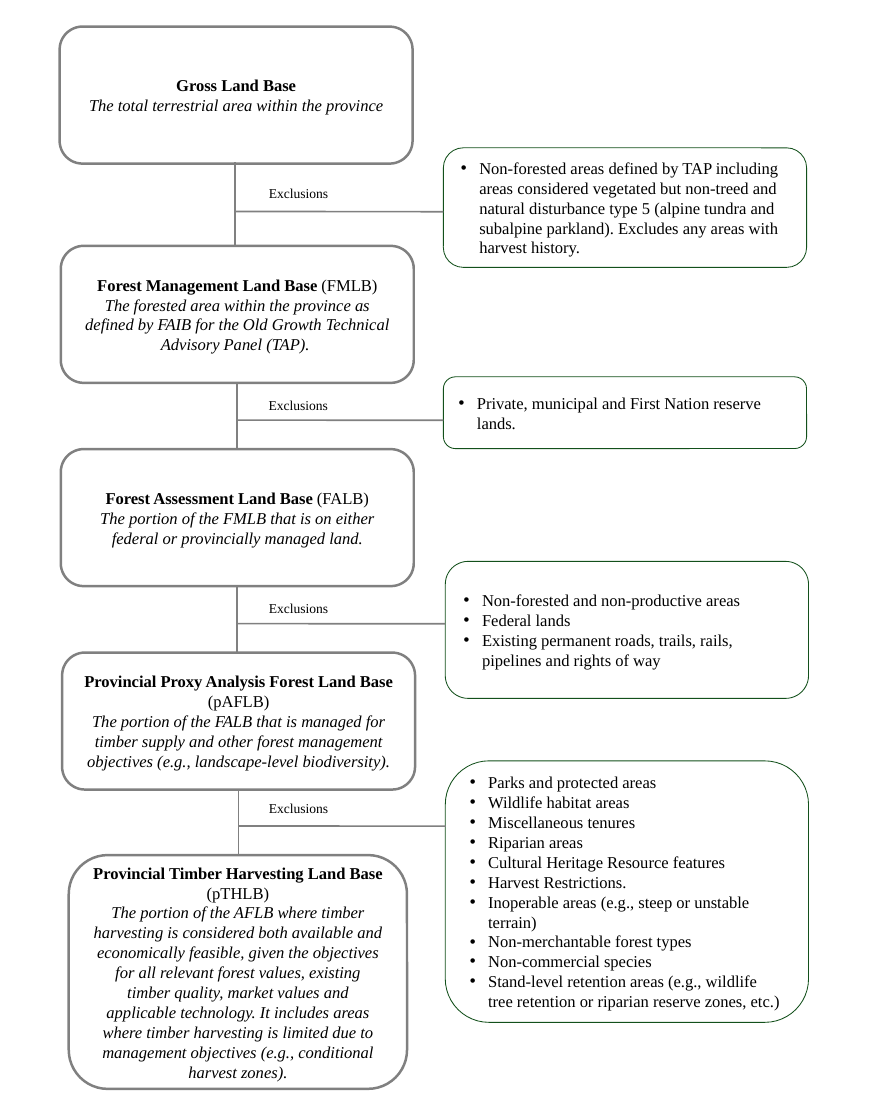
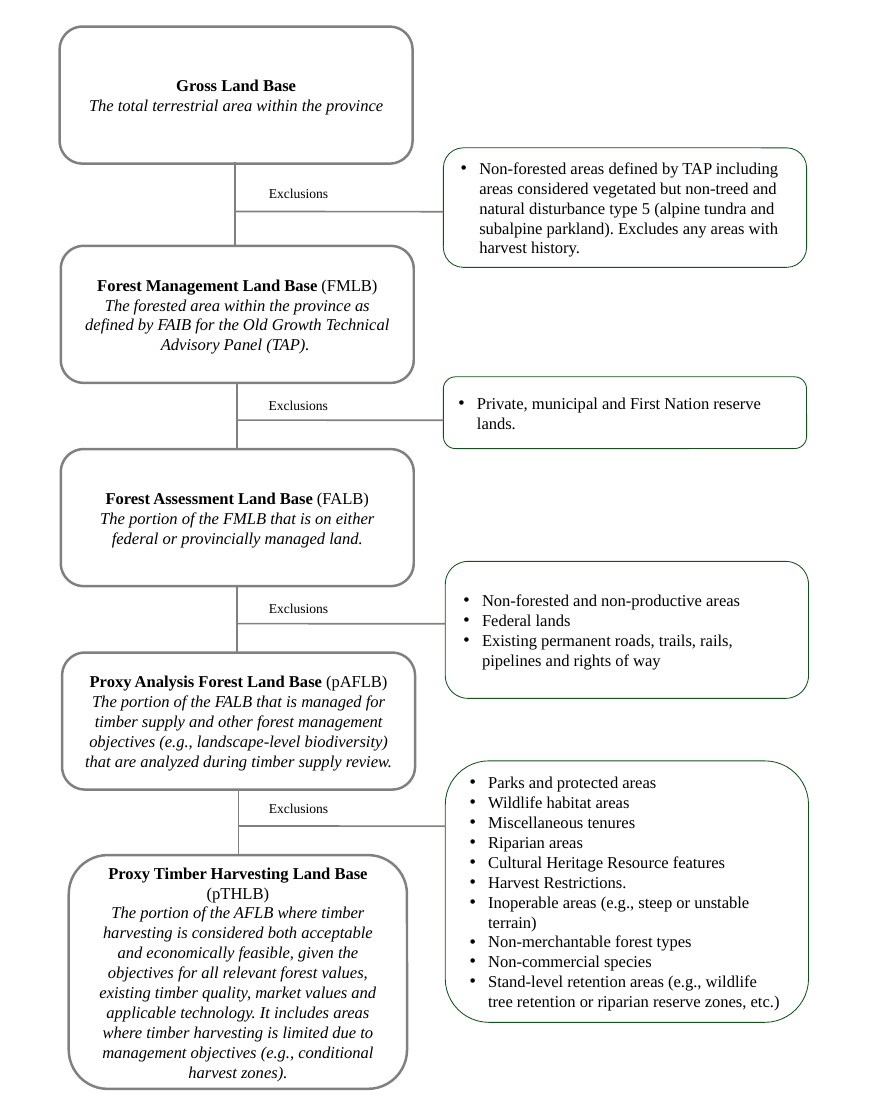
Before and after one commit to rhiand/FAIB_PROXY_THLB, a slide deck: slide 1 of resources/land_classification_diagram.pptx. Drawn at 869x1120 pixels with LibreOffice and Linux fonts; fonts in the diff are those of the drawing. Boxes give left, top, right and bottom in pixels: in the first picture for what was removed or moved away, otherwise in the second. Text is boxed around its words. In the diff, an @@ line names an element or a change of style, - is before the commit and + after.

```diff
--- a/resources/land_classification_diagram.pptx
+++ b/resources/land_classification_diagram.pptx
@@ text in rounded rectangle at (x1=85, y1=675, x2=392, y2=771): text changed @@
-Provincial Proxy Analysis Forest Land Base (pAFLB)
-The portion of the FALB that is managed for timber supply and other forest management objectives (e.g., landscape-level biodiversity).
+Proxy Analysis Forest Land Base (pAFLB)
+The portion of the FALB that is managed for timber supply and other forest management objectives (e.g., landscape-level biodiversity) that are analyzed during timber supply review.
@@ text in rounded rectangle at (x1=99, y1=867, x2=376, y2=1081): text changed @@
-Provincial Timber Harvesting Land Base (pTHLB)
-The portion of the AFLB where timber harvesting is considered both available and economically feasible, given the objectives for all relevant forest values, existing timber quality, market values and applicable technology. It includes areas where timber harvesting is limited due to management objectives (e.g., conditional harvest zones).
+Proxy Timber Harvesting Land Base (pTHLB)
+The portion of the AFLB where timber harvesting is considered both acceptable and economically feasible, given the objectives for all relevant forest values, existing timber quality, market values and applicable technology. It includes areas where timber harvesting is limited due to management objectives (e.g., conditional harvest zones).
```
Also in this commit, not shown: 8 other files.
